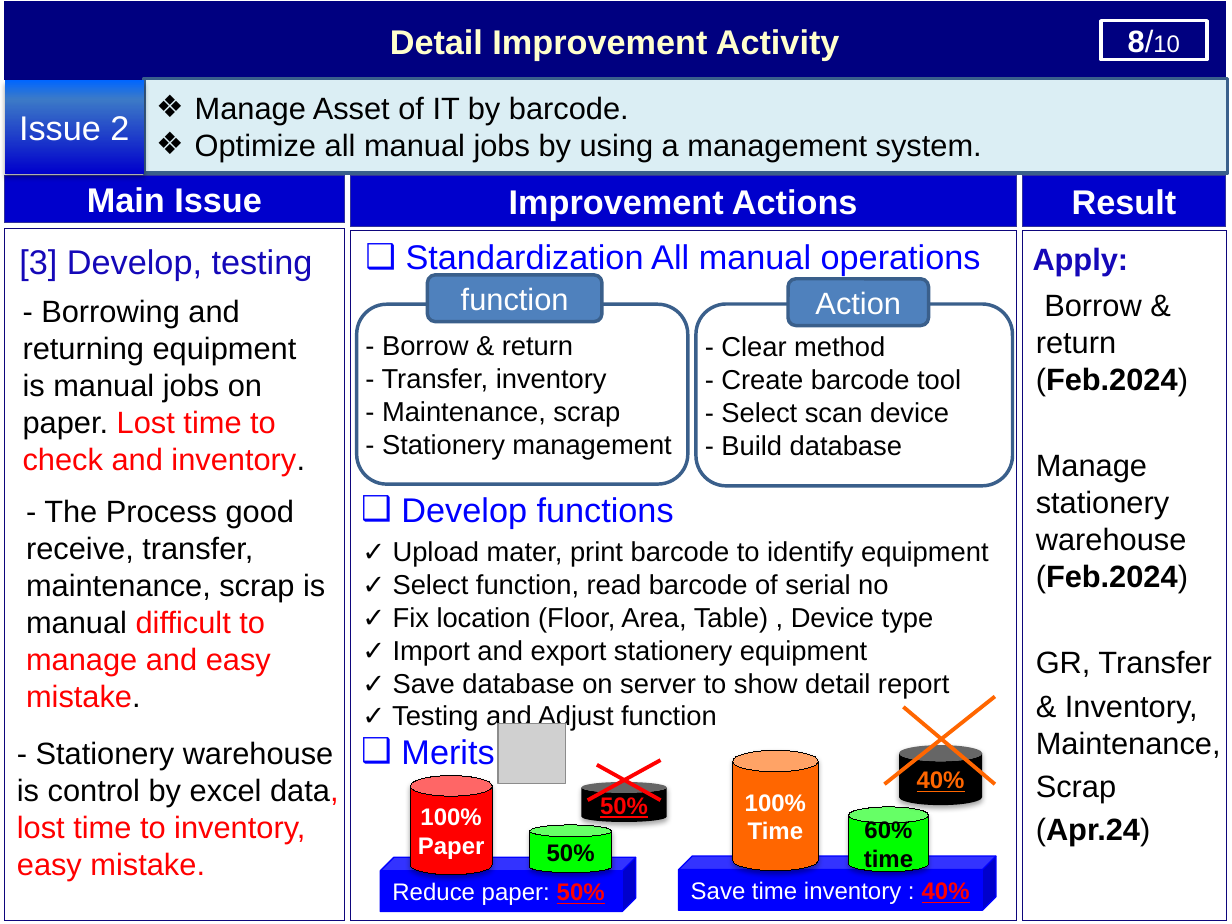
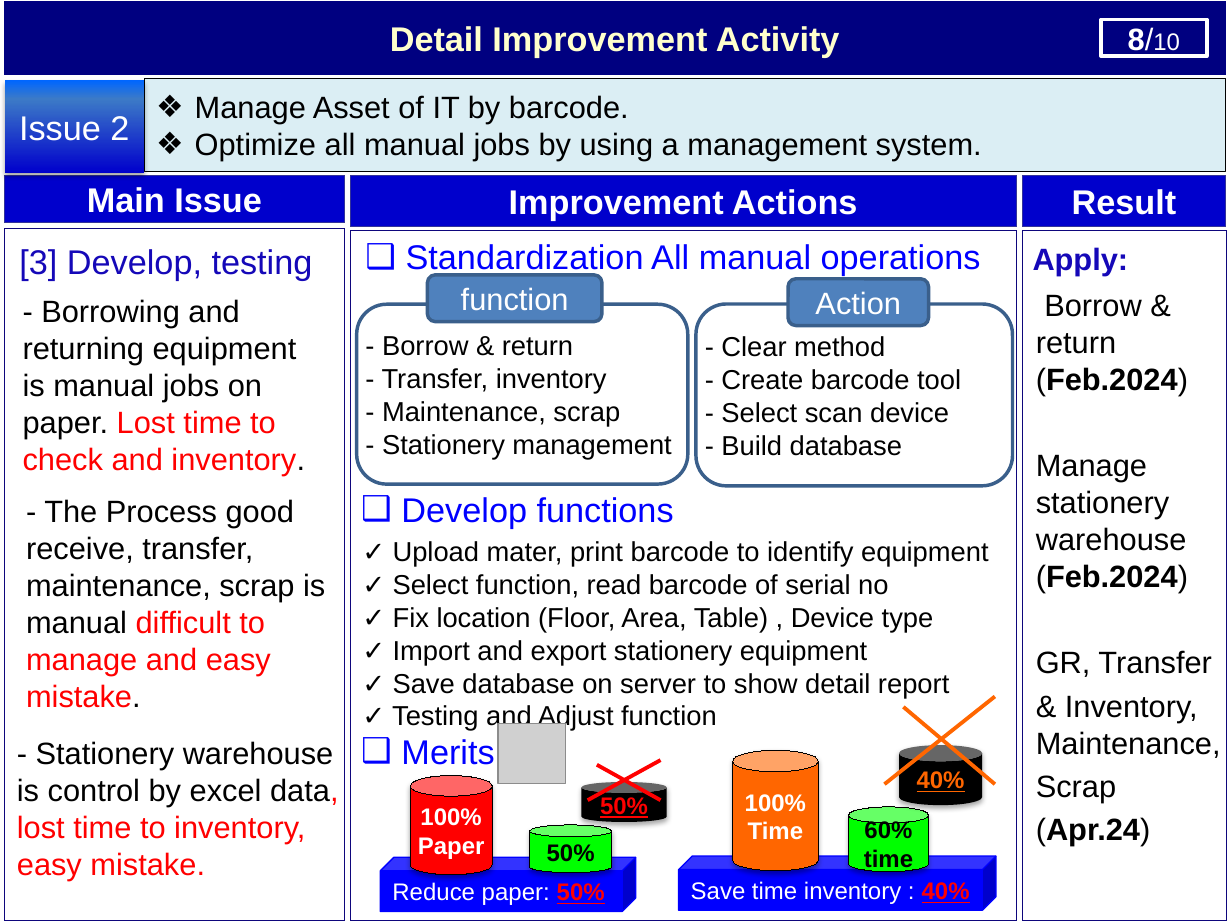
Before and after one commit to thietbicongnghevietnam/ReportPSNV, a slide deck: slide 9 of Report_test.pptx. Drawn at 1232x924 pixels with LibreOffice and Linux fonts; fonts in the diff are those of the drawing; grey boxes stand for pictures. Boxes give left, top, right and bottom in pixels: in the first picture for what was removed or moved away, otherwise in the second. Text is boxed around its words. In the diff, an @@ line names an element or a change of style, - is before the commit and + after.

```diff
--- a/Report_test.pptx
+++ b/Report_test.pptx
@@ rectangle "Detail Improvement Activity" resized from (x1=5, y1=1, x2=1226, y2=79) to (x1=5, y1=1, x2=1226, y2=74) @@
@@ rectangle "Manage Asset of IT by ..." at (x1=144, y1=79, x2=1226, y2=172): outline #3A5F8C 2 pt to #000000 0.5 pt @@
```
Also in this commit, not shown: 6 other slides changed.
